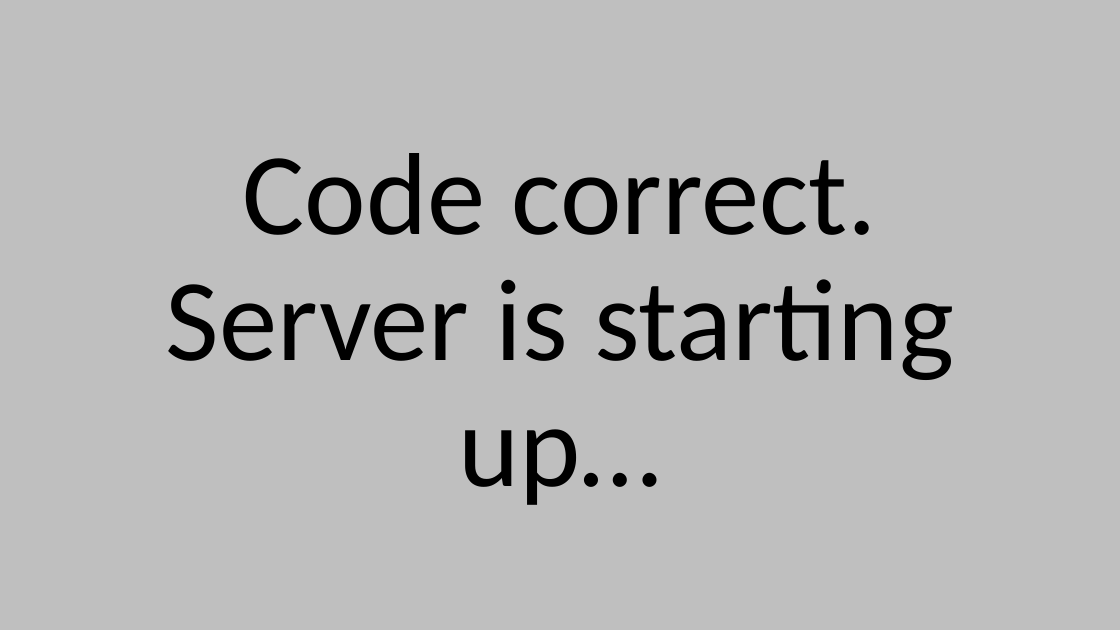
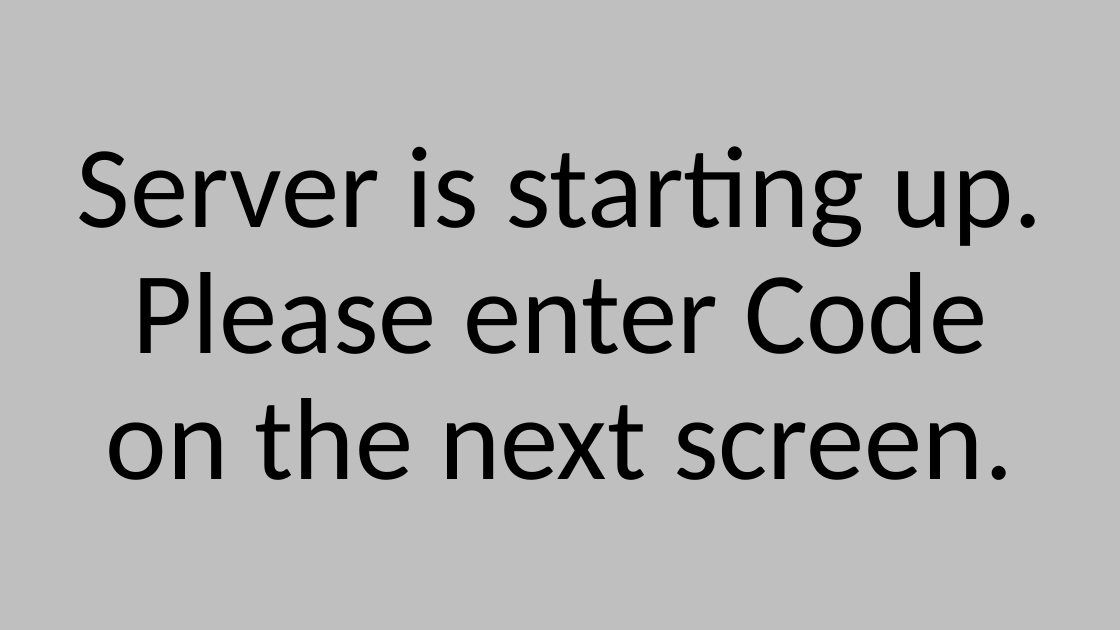
Before and after one commit to ubilab-ws21/puzzle-4, a slide deck: slide 3 of Firmware/Raspberry/sequences/Correct.pptx (slide 1 before the commit). Drawn at 1120x630 pixels with LibreOffice and Linux fonts; fonts in the diff are those of the drawing. Boxes give left, top, right and bottom in pixels: in the first picture for what was removed or moved away, otherwise in the second. Text is boxed around its words. In the diff, an @@ line names an element or a change of style, - is before the commit and + after.

Commit message:
Finished implementation of the control button
It is now always necessary to press a red button to start up the server.
Also added a progress bar for visualizing the boot up process.

```diff
--- a/Firmware/Raspberry/sequences/Correct.pptx
+++ b/Firmware/Raspberry/sequences/Correct.pptx
@@ title at box(77, 146, 1043, 480): text changed @@
-Code correct.
-Server is starting up…
+Server is starting up.
+Please enter Code on the next screen.
```
Also in this commit, not shown: 2 slides added, 22 other files.
